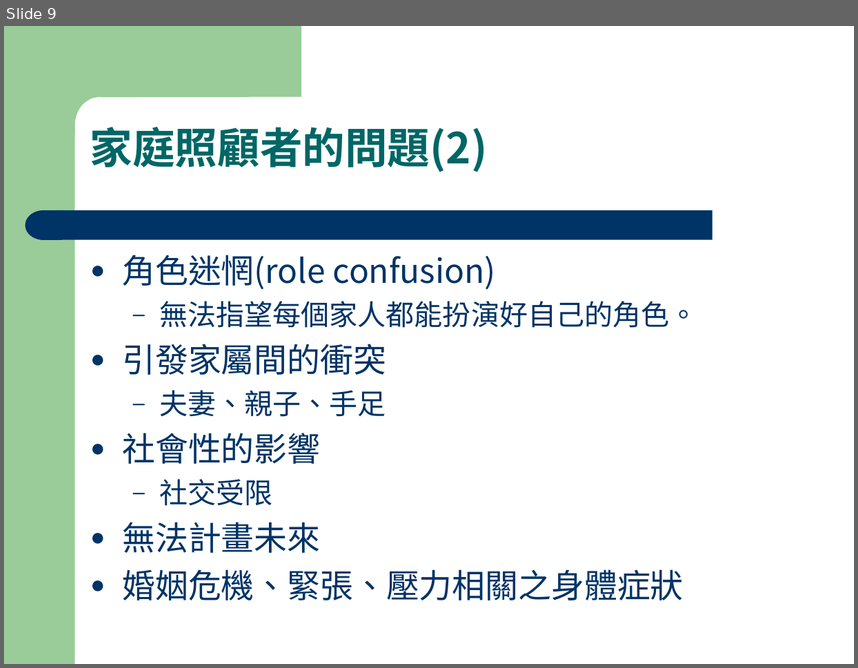
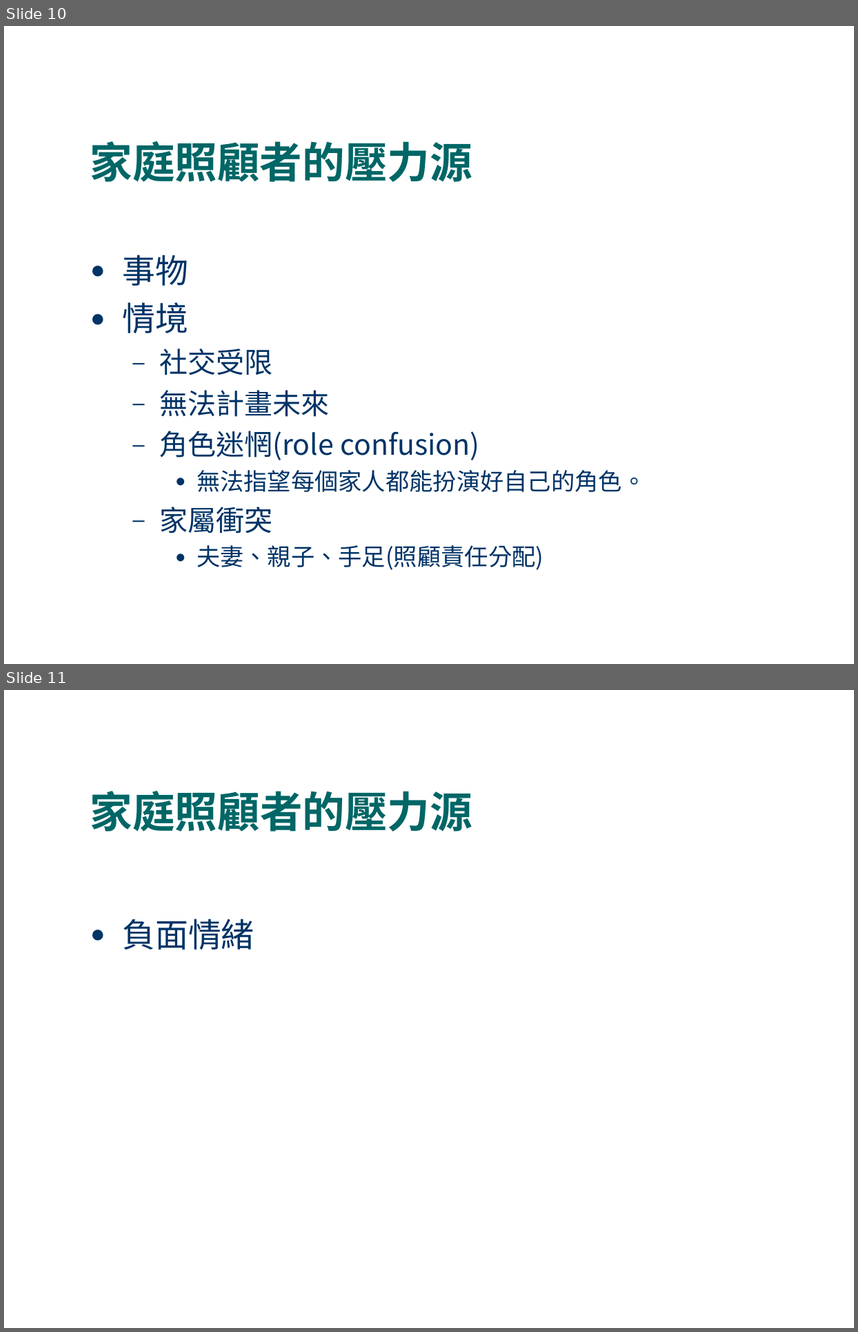
Before and after one commit to fhopecc/stxt, a slide deck: doc/tutorial/home_care.odp. Shown one above the other, each under a label of ours: slide 9 before the commit, slides 10 and 11 after it. The pictures are 858x668 and 858x1332 pixels, drawn with LibreOffice and Linux fonts; fonts in the diff are those of the drawing. Boxes give left, top, right and bottom in pixels: in the first picture for what was removed or moved away, otherwise in the second. Text is boxed around its words. In the diff, an @@ line names an element or a change of style, - is before the commit and + after.

```diff
--- a/doc/tutorial/home_care.odp
+++ b/doc/tutorial/home_care.odp
@@ slide 11 added at (4,690,854,1328), background #FFFFFF @@
@@ title added at (90,791,473,831), 36 pt, text #006666, bold @@
+家庭照顧者的壓力源
@@ text added at (122,918,254,949), 28 pt, text #003366 @@
+● 負面情緒
@@ what was slide 9 is now slide 10 @@
@@ slide 10 changed as well @@
@@ title "家庭照顧者的壓力源" at (90,141,473,182): vertical alignment middle to bottom @@
@@ title at (90,141,473,182): text changed @@
-家庭照顧者的問題(2)
+家庭照顧者的壓力源
@@ group removed at (4,26,713,664): 1 rectangle, 1 freeform shape, 1 rounded rectangle, 1 flow chart delay @@
@@ text at (122,254,329,417): paragraphs added @@
+● 事物
+● 情境
+  – 社交受限
+  – 無法計畫未來
@@ text at (159,430,646,492): size 28 to 24 pt in "角色迷惘(role confusion)"; size 24 to 20 pt in "無法指望每個家人都能扮演好自己的角色。"; bullet ● to –; list level 1 to 2 in "角色迷惘(role confusion)"; bullet – to ●; list level 2 to 3 in "無法指望每個家人都能扮演好自己的角色。" @@
@@ text at (159,506,544,570): text changed; size 28 to 20 pt @@
-● 引發家屬間的衝突
-  – 夫妻、親子、手足
-● 社會性的影響
-  – 社交受限
-● 無法計畫未來
-● 婚姻危機、緊張、壓力相關之身體症狀
+  – 家屬衝突
+    ● 夫妻、親子、手足(照顧責任分配)
```
Also in this commit, not shown: 24 other slides changed, 3 other slides added, 3 other files.
